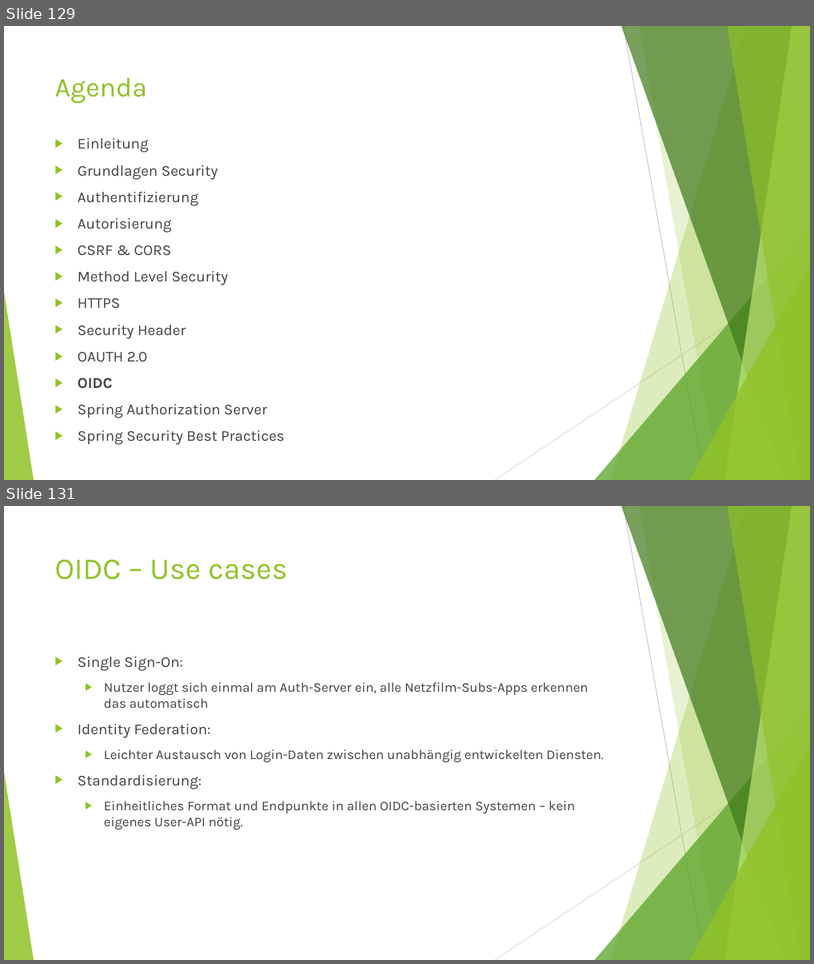
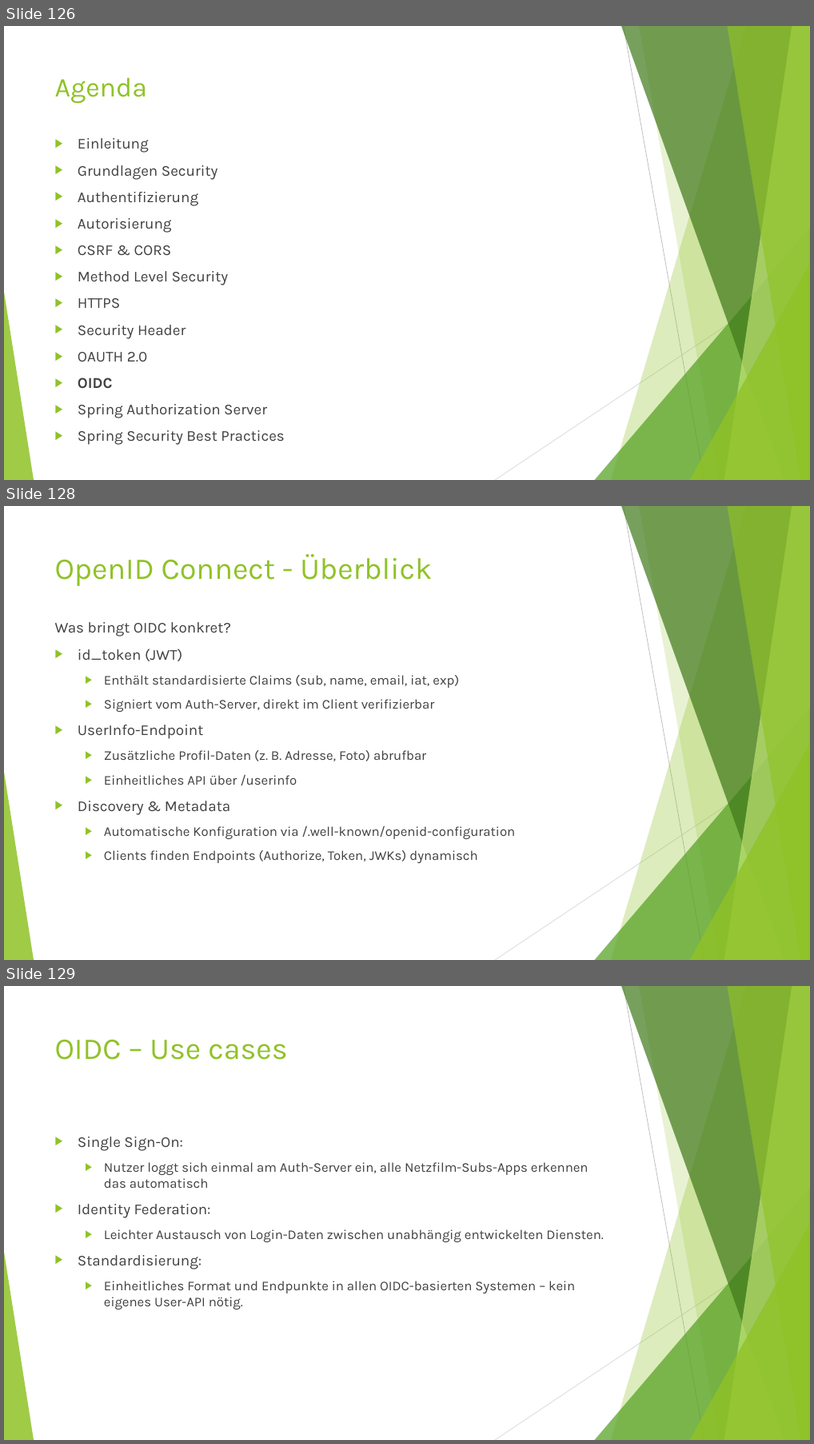
Before and after one commit to MichaelZett/20250708_Spring_Security, a slide deck: Spring_Security.pptx. Shown one above the other, each under a label of ours: slides 129 and 131 before the commit, slides 126, 128 and 129 after it; the slides between them are not shown. The pictures are 814x964 and 814x1444 pixels, drawn with LibreOffice and Linux fonts; fonts in the diff are those of the drawing. Boxes give left, top, right and bottom in pixels: in the first picture for what was removed or moved away, otherwise in the second. Text is boxed around its words. In the diff, an @@ line names an element or a change of style, - is before the commit and + after.

```diff
--- a/Spring_Security.pptx
+++ b/Spring_Security.pptx
@@ slide 128 added at <box>4,506,810,960</box>, background #FFFFFF; not listed: 10 template elements that a slide beside it also shows @@
@@ title added at <box>55,554,432,586</box>, 36 pt, text #90C226 @@
+OpenID Connect - Überblick
@@ text added at <box>55,622,516,863</box>, 16 pt, text #404040 @@
+Was bringt OIDC konkret?
+▶ id_token (JWT)
+  ▶ Enthält standardisierte Claims (sub, name, email, iat, exp)
+  ▶ Signiert vom Auth-Server, direkt im Client verifizierbar
+▶ UserInfo-Endpoint
+  ▶ Zusätzliche Profil-Daten (z. B. Adresse, Foto) abrufbar
+  ▶ Einheitliches API über /userinfo
+▶ Discovery & Metadata
+  ▶ Automatische Konfiguration via /.well-known/openid-configuration
+  ▶ Clients finden Endpoints (Authorize, Token, JWKs) dynamisch
@@ what was slide 129 is now slide 126 @@
@@ what was slide 131 is now slide 129 @@
```
Also in this commit, not shown: 8 slides changed, 3 other slides added, 7 slides removed.
